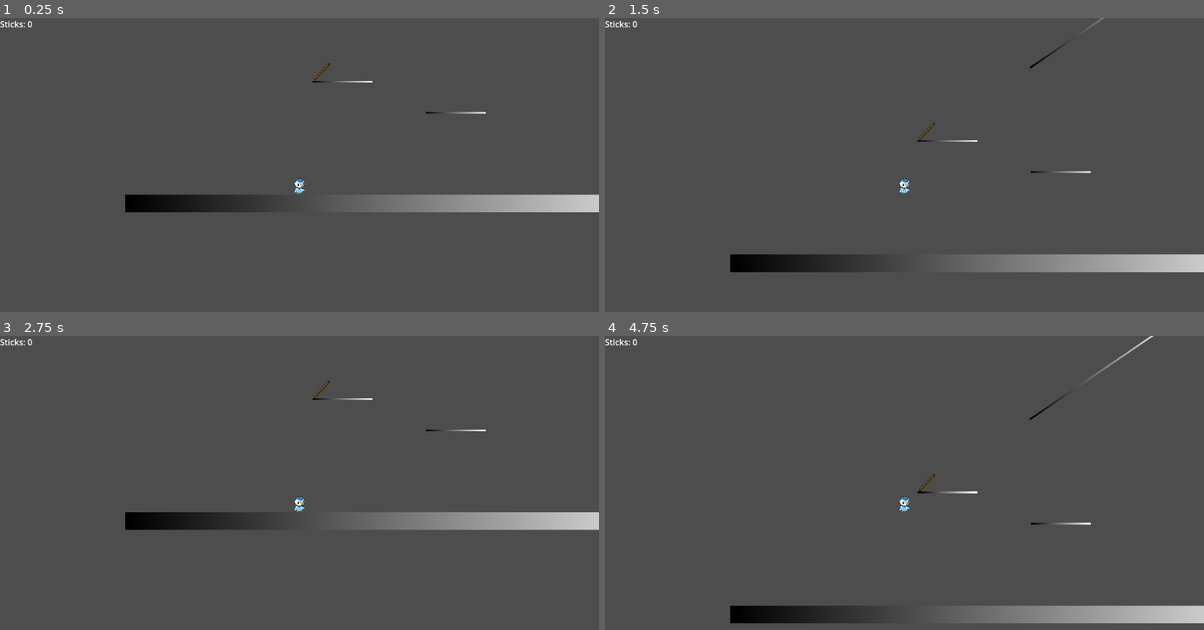
Above: before the commit, frames 1-4 (two rows, left to right).
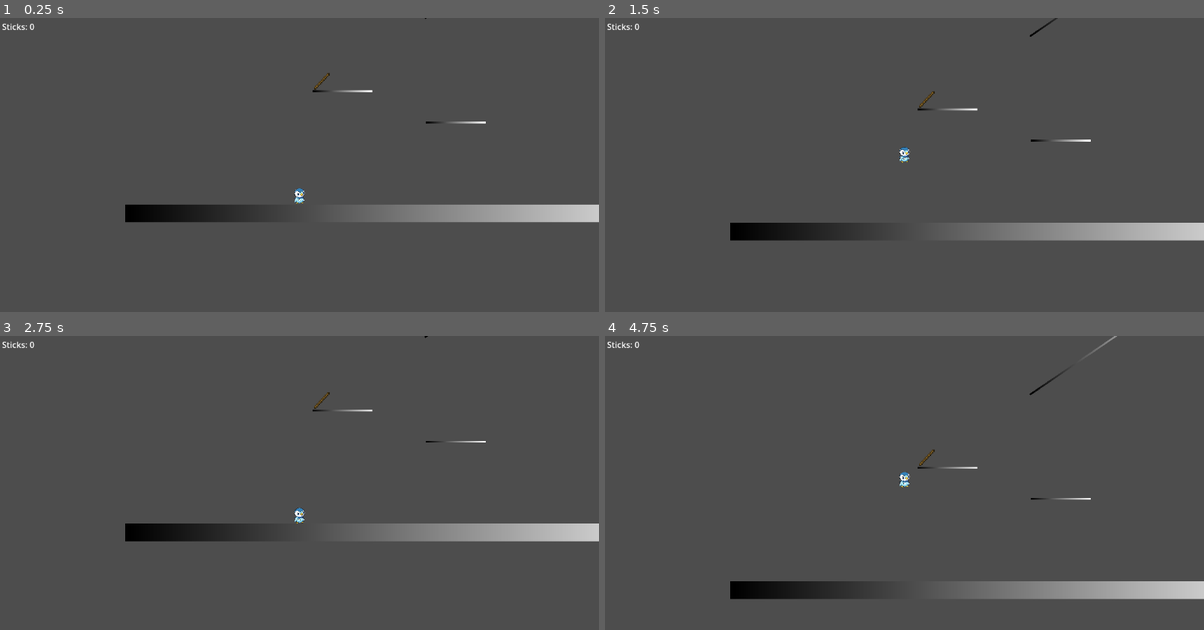
Above: after the commit, the same moments.

Repository: Hiweeeeee/ResourceGame
Game: Godot game, scene res://scenes/game.tscn
The game is run twice, just before and just after one commit, with the same random seed, the same clock (stepped at 60 frames per second) and the same inputs.
Inputs:
- Up to frame 1 (0.25 s): no input
- Up to frame 2 (1.5 s): tap Enter at 1.25 s
- Up to frame 3 (2.75 s): no input
- Up to frame 4 (4.75 s): tap Space at 4.25 s

The runs differ from the first frame. In frame 1, 4.6% of the frame differs, in the area x 0-100%, y 0-70%; in frame 2, 8.0%; in frame 3, 5.2%; in frame 4, 8.0%, in the area x 0-100%, y 0-98%.

Commit message:
smoothed out the camera and set up hud

Diff:
--- a/resourcegame/scenes/game.tscn
+++ b/resourcegame/scenes/game.tscn
@@ -1,9 +1,10 @@
-[gd_scene load_steps=5 format=3 uid="uid://cs2q5xkhilp3j"]
+[gd_scene load_steps=6 format=3 uid="uid://cs2q5xkhilp3j"]
 
 [ext_resource type="PackedScene" uid="uid://d1lmw3ugkdl30" path="res://scenes/player.tscn" id="1_uwrxv"]
 [ext_resource type="PackedScene" uid="uid://buchyl7yj5mnf" path="res://scenes/test_stage.tscn" id="2_yqjtg"]
 [ext_resource type="PackedScene" uid="uid://fbocwujp04na" path="res://scenes/stick.tscn" id="3_lbhrr"]
 [ext_resource type="Script" uid="uid://u4tao4ws6wib" path="res://scenes/game_manager.gd" id="4_iywne"]
+[ext_resource type="PackedScene" uid="uid://cynivb4sc68up" path="res://scenes/hud.tscn" id="5_iywne"]
 
 [node name="Game" type="Node2D"]
 
@@ -43,3 +44,19 @@
 
 [node name="stick3" parent="." instance=ExtResource("3_lbhrr")]
 position = Vector2(1112, 31)
+
+[node name="HUD" parent="." instance=ExtResource("5_iywne")]
+offset = Vector2(500, 700)
+transform = Transform2D(1, 0, 0, 1, 500, 700)
+
+[node name="StickLabel" type="Label" parent="HUD"]
+anchors_preset = -1
+anchor_left = -0.142
+anchor_top = -0.205
+anchor_right = -0.142
+anchor_bottom = -0.205
+offset_left = -332.416
+offset_top = -562.16
+offset_right = -177.416
+offset_bottom = -503.16
+text = "Sticks: 0"
--- a/resourcegame/scenes/game_manager.gd
+++ b/resourcegame/scenes/game_manager.gd
@@ -2,8 +2,9 @@
 
 var sticks = 0
 
-@onready var stick_label = $"../Player/CharacterBody2D/Camera2D/StickLabel"
+
 #@onready var stick_label = $"../Player/Camera2D/StickLabel"
+@onready var stick_label = $"../HUD/StickLabel"
 
 # Called when the node enters the scene tree for the first time.
 func _ready():
--- /dev/null
+++ b/resourcegame/scenes/hud.tscn
@@ -0,0 +1,3 @@
+[gd_scene format=3 uid="uid://cynivb4sc68up"]
+
+[node name="HUD" type="CanvasLayer"]
--- a/resourcegame/scenes/player.tscn
+++ b/resourcegame/scenes/player.tscn
@@ -66,10 +66,4 @@
 texture = ExtResource("1_3vyb7")
 
 [node name="Camera2D" type="Camera2D" parent="CharacterBody2D"]
-
-[node name="StickLabel" type="Label" parent="CharacterBody2D/Camera2D"]
-offset_left = -576.0
-offset_top = -324.0
-offset_right = -421.0
-offset_bottom = -265.0
-text = "Sticks: 0"
+position_smoothing_enabled = true
